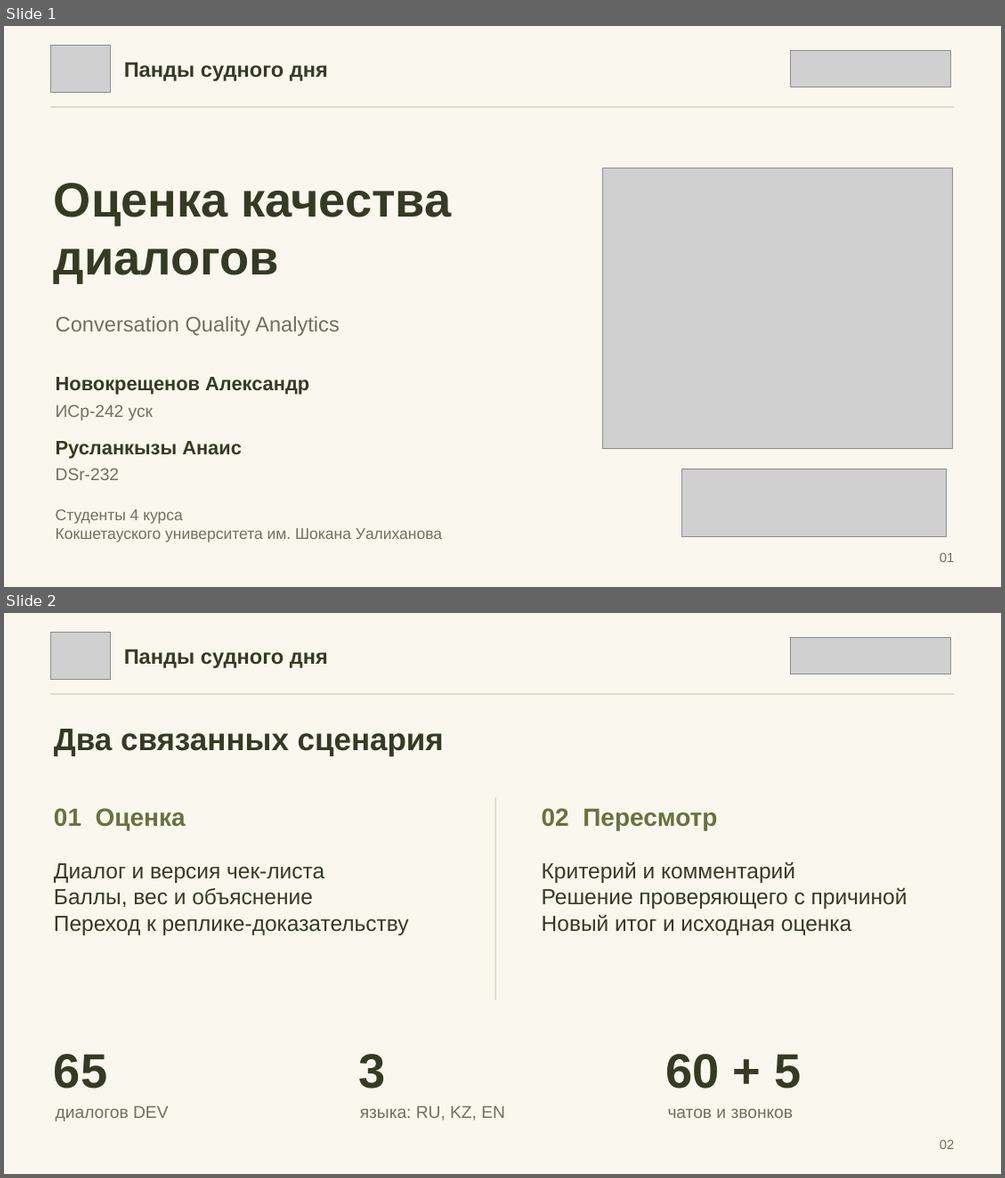
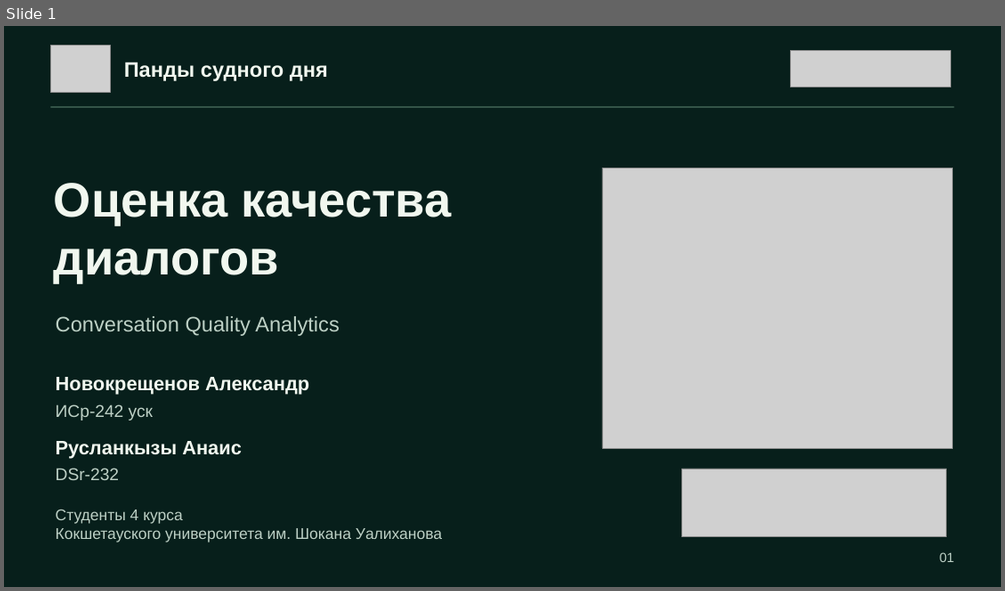
Before and after one commit to Aleks-48/panda-sudnogo-dnya., a slide deck: Анаис/presentation/Pandy_sudnogo_dnya_CQA.pptx. Shown one above the other, each under a label of ours: slides 1 and 2 before the commit, slide 1 after it. The pictures are 1005x1178 and 1005x591 pixels, drawn with LibreOffice and Linux fonts; fonts in the diff are those of the drawing; grey boxes stand for pictures. Boxes give left, top, right and bottom in pixels: in the first picture for what was removed or moved away, otherwise in the second. Text is boxed around its words. In the diff, an @@ line names an element or a change of style, - is before the commit and + after.

```diff
--- a/Анаис/presentation/Pandy_sudnogo_dnya_CQA.pptx
+++ b/Анаис/presentation/Pandy_sudnogo_dnya_CQA.pptx
@@ slide 2 removed at <box>4,613,1001,1174</box>, background #FAF7EE @@
@@ picture removed at <box>50,632,109,679</box> @@
@@ picture removed at <box>791,637,951,674</box> @@
@@ text removed at <box>124,649,328,668</box> @@
-Панды судного дня
@@ rectangle removed at <box>50,693,954,695</box> @@
@@ text removed at <box>54,729,444,756</box> @@
-Два связанных сценария
@@ rectangle removed at <box>494,798,496,1000</box> @@
@@ text removed at <box>54,808,186,830</box> @@
-01 Оценка
@@ text removed at <box>542,808,717,830</box> @@
-02 Пересмотр
@@ text removed at <box>54,863,409,935</box> @@
-Диалог и версия чек-листа
-Баллы, вес и объяснение
-Переход к реплике-доказательству
@@ text removed at <box>542,861,907,935</box> @@
-Критерий и комментарий
-Решение проверяющего с причиной
-Новый итог и исходная оценка
@@ text removed at <box>54,1054,107,1088</box> @@
-65
@@ text removed at <box>358,1054,385,1088</box> @@
-3
@@ text removed at <box>666,1054,801,1088</box> @@
-60 + 5
@@ text removed at <box>56,1106,168,1121</box> @@
-диалогов DEV
@@ text removed at <box>360,1106,505,1120</box> @@
-языка: RU, KZ, EN
@@ text removed at <box>668,1108,793,1118</box> @@
-чатов и звонков
@@ text removed at <box>939,1139,955,1149</box> @@
-02
@@ slide 1 changed as well @@
@@ background #FAF7EE to #071F1B @@
@@ rectangle at <box>50,106,954,108</box>: fill #DCDCC7 to #345448 @@
@@ text colour #343B23 to #F1F7EF in 4 elements at <box>124,62,328,81</box>, <box>54,183,452,283</box>, <box>56,377,309,394</box>, <box>56,441,242,458</box> @@
@@ text colour #6F715C to #BDD0C5 in 5 elements at <box>939,552,955,562</box>, <box>56,316,339,336</box>, <box>56,404,153,420</box>, <box>56,467,119,480</box>, <box>56,509,442,542</box> @@
```
Also in this commit, not shown: 4 other slides changed, 2 other slides removed, 39 other files.
